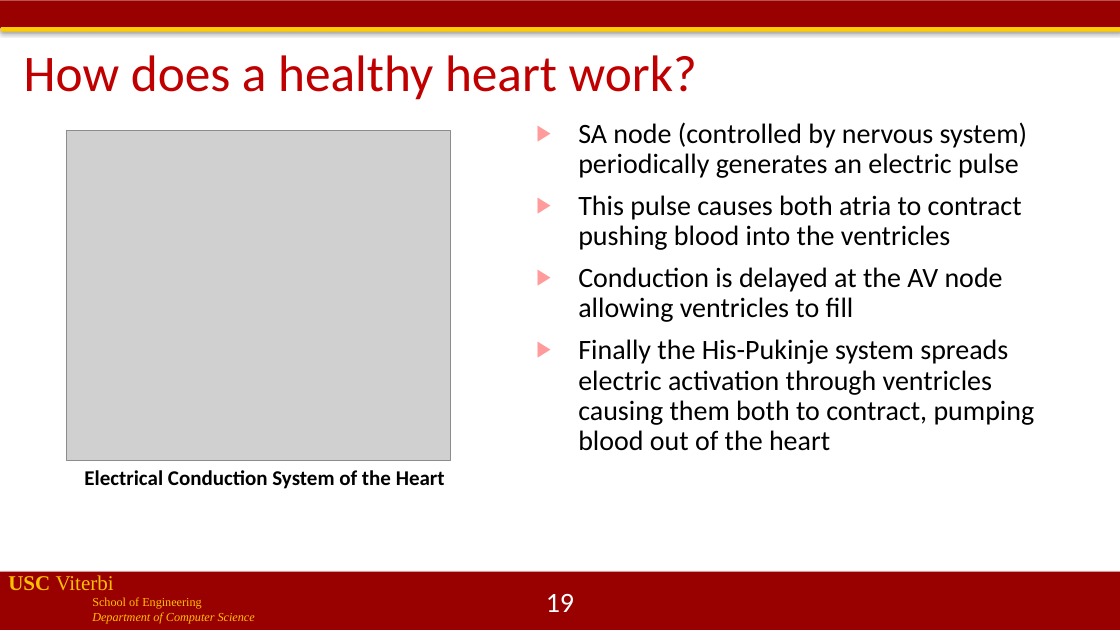
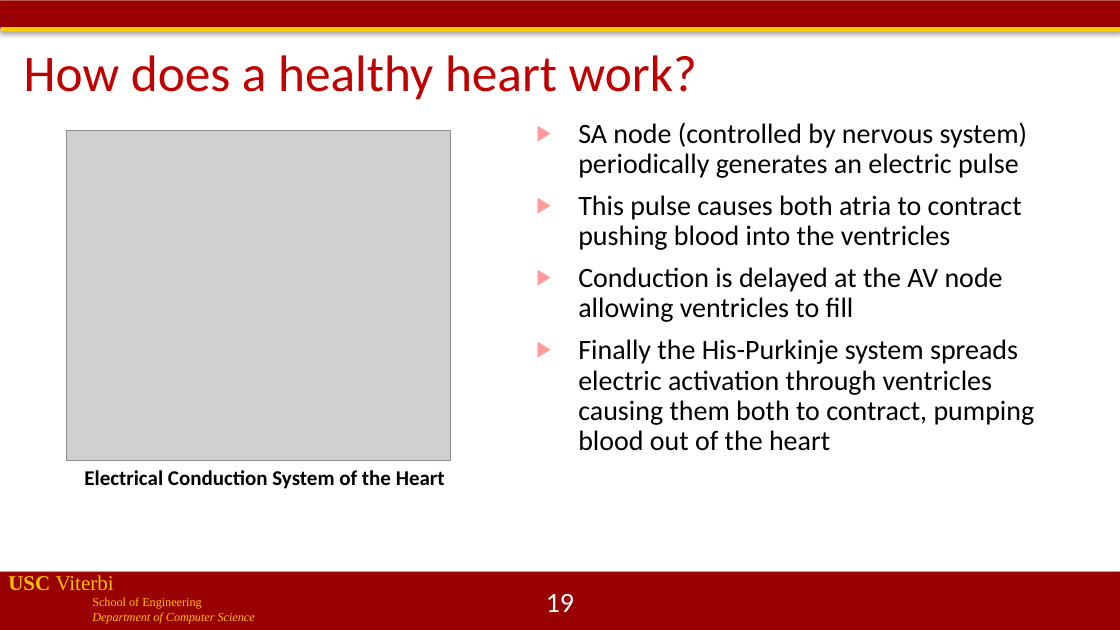
Before and after one commit to jdeshmukh/jdeshmukh.github.io, a slide deck: slide 19 of teaching/cs513-autocps-fall-2020/lecture2-Timed-Models.pptx. Drawn at 1120x630 pixels with LibreOffice and Linux fonts; fonts in the diff are those of the drawing; grey boxes stand for pictures; background and template pictures are left out. Boxes give left, top, right and bottom in pixels: in the first picture for what was removed or moved away, otherwise in the second. Text is boxed around its words. In the diff, an @@ line names an element or a change of style, - is before the commit and + after.

```diff
--- a/teaching/cs513-autocps-fall-2020/lecture2-Timed-Models.pptx
+++ b/teaching/cs513-autocps-fall-2020/lecture2-Timed-Models.pptx
@@ text at (x1=578, y1=339, x2=1035, y2=451): text changed @@
-▶ Finally the His-Pukinje system spreads electric activation through ventricles causing them both to contract, pumping blood out of the heart
+▶ Finally the His-Purkinje system spreads electric activation through ventricles causing them both to contract, pumping blood out of the heart
```
Also in this commit, not shown: 5 other slides changed, 1 other file.
